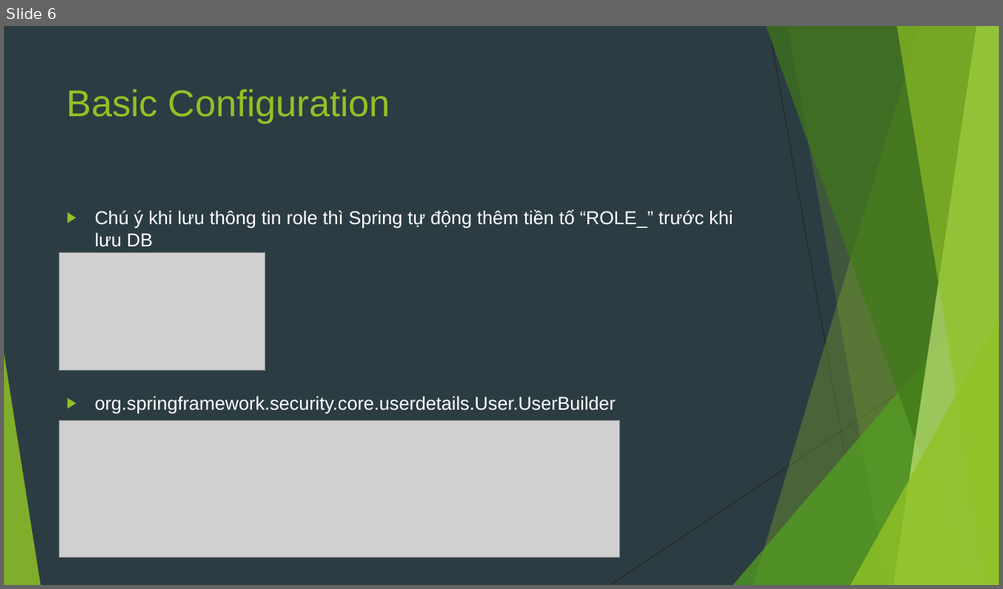
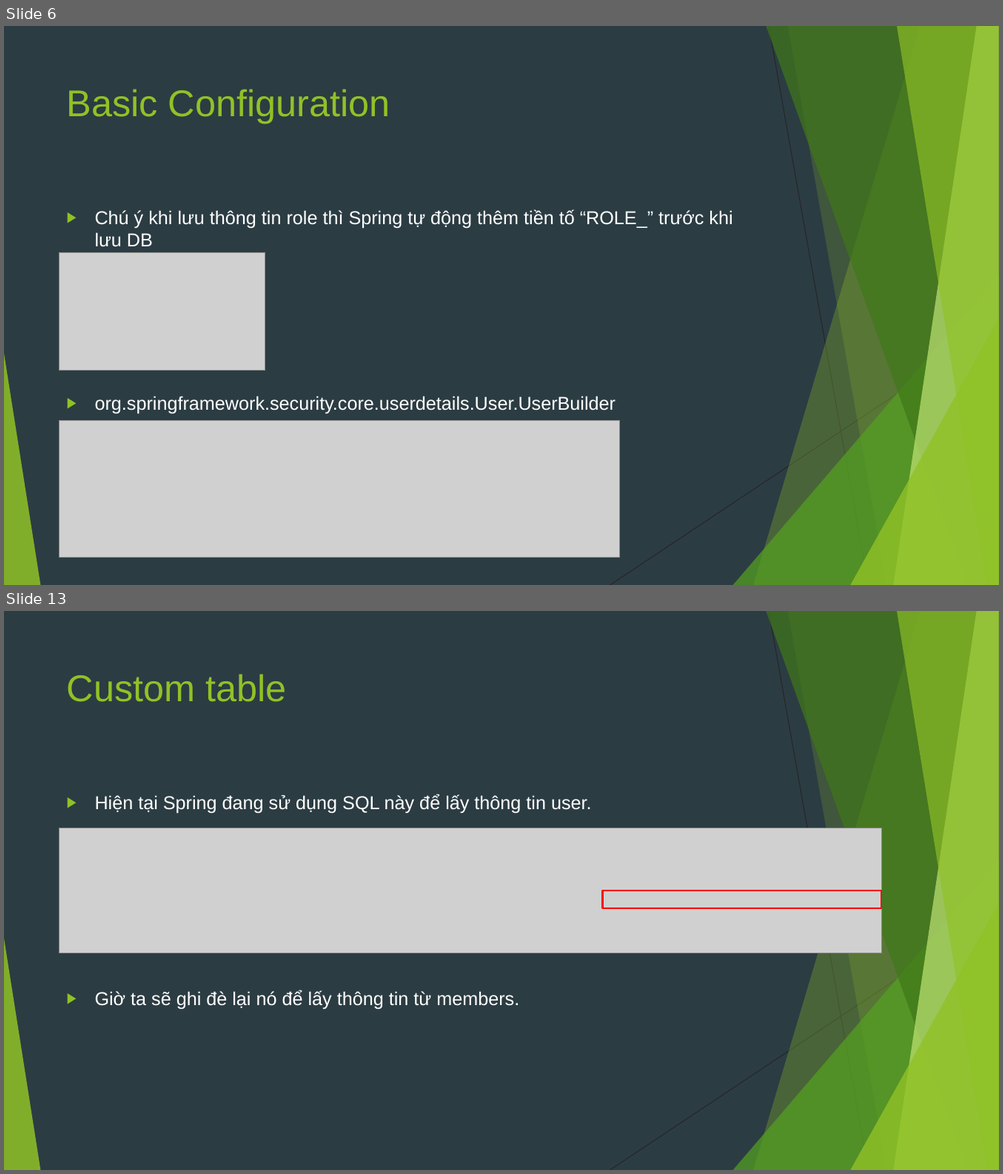
Before and after one commit to sobbingwind/SpringBoot, a slide deck: 10.Spring Security JDBC.pptx. Shown one above the other, each under a label of ours: slide 6 before the commit, slides 6 and 13 after it; the slides between them are not shown. The pictures are 1003x589 and 1003x1174 pixels, drawn with LibreOffice and Linux fonts; fonts in the diff are those of the drawing; grey boxes stand for pictures. Boxes give left, top, right and bottom in pixels: in the first picture for what was removed or moved away, otherwise in the second. Text is boxed around its words. In the diff, an @@ line names an element or a change of style, - is before the commit and + after.

```diff
--- a/10.Spring Security JDBC.pptx
+++ b/10.Spring Security JDBC.pptx
@@ slide 13 added at (4,611,999,1170), background #2C3C43; not listed: 10 template elements that a slide beside it also shows @@
@@ title added at (67,674,286,702), 36 pt, text #90C226 @@
+Custom table
@@ text added at (95,795,592,1010), 18 pt, text #FFFFFF @@
+▶ Hiện tại Spring đang sử dụng SQL này để lấy thông tin user.
+▶ Giờ ta sẽ ghi đè lại nó để lấy thông tin từ members.
@@ picture added at (60,828,882,954) @@
@@ rectangle added at (603,891,882,908), outline #FF0000 1.5 pt @@
```
Also in this commit, not shown: 2 slides changed, 8 other slides added, 1 slide removed, 1 other file.
